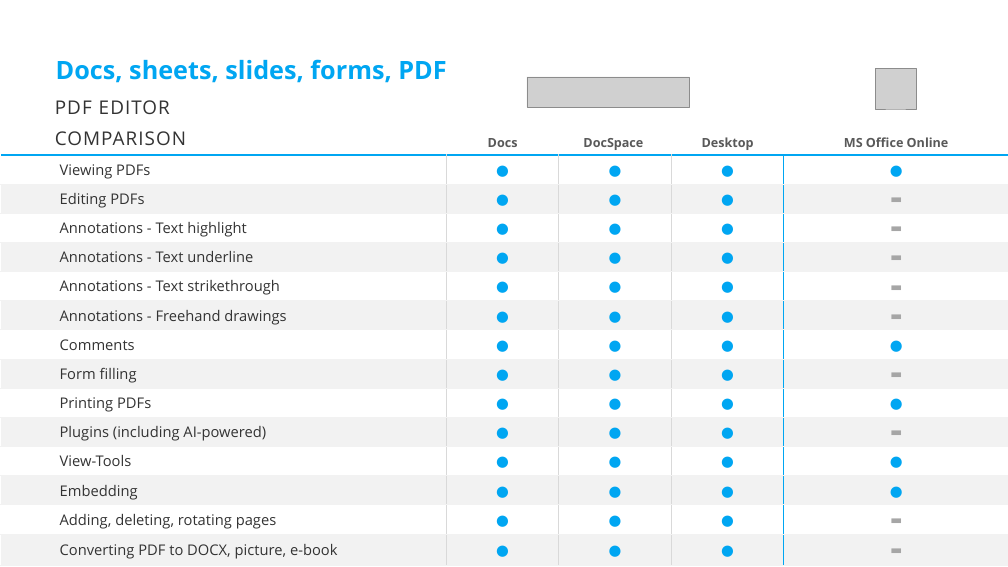
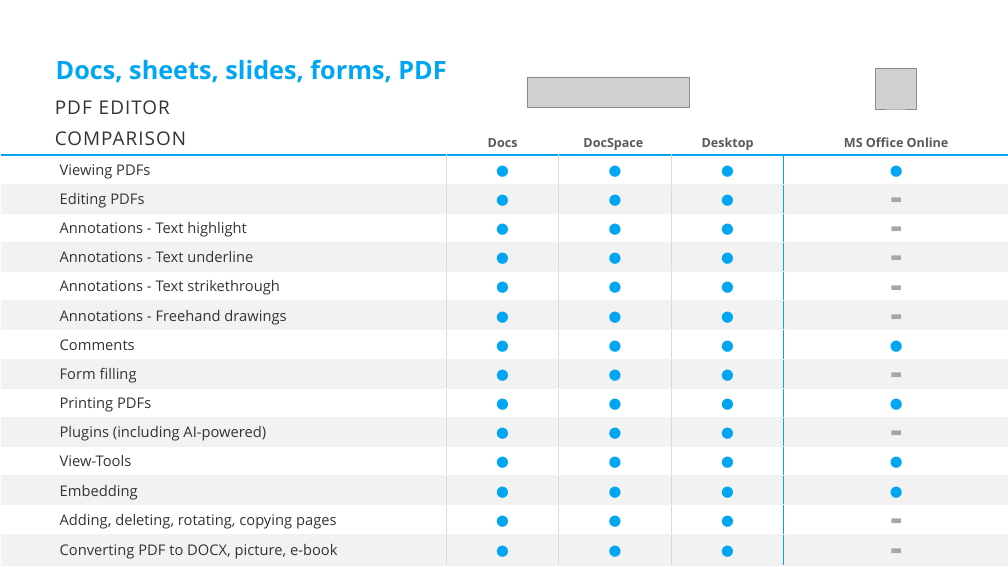
Before and after one commit to ONLYOFFICE/static.onlyoffice.com, a slide deck: slide 11 of assets/docs/samples/oo-ms-online.ppsx. Drawn at 1008x567 pixels with LibreOffice and Linux fonts; fonts in the diff are those of the drawing; grey boxes stand for pictures; background and template pictures are left out. Boxes give left, top, right and bottom in pixels: in the first picture for what was removed or moved away, otherwise in the second. Text is boxed around its words. In the diff, an @@ line names an element or a change of style, - is before the commit and + after.

```diff
--- a/assets/docs/samples/oo-ms-online.ppsx
+++ b/assets/docs/samples/oo-ms-online.ppsx
@@ table at (0,76,1008,563) @@
-row 14, column 1: Adding, deleting, rotating pages
+row 14, column 1: Adding, deleting, rotating, copying pages
```
Also in this commit, not shown: 6 other slides changed, 3 other files.
